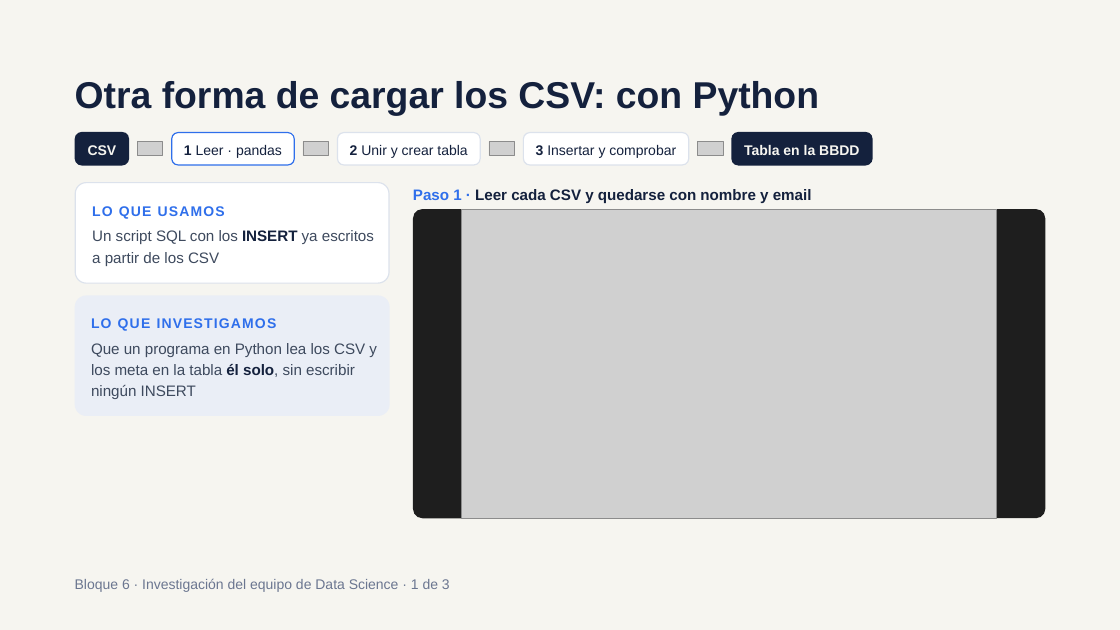
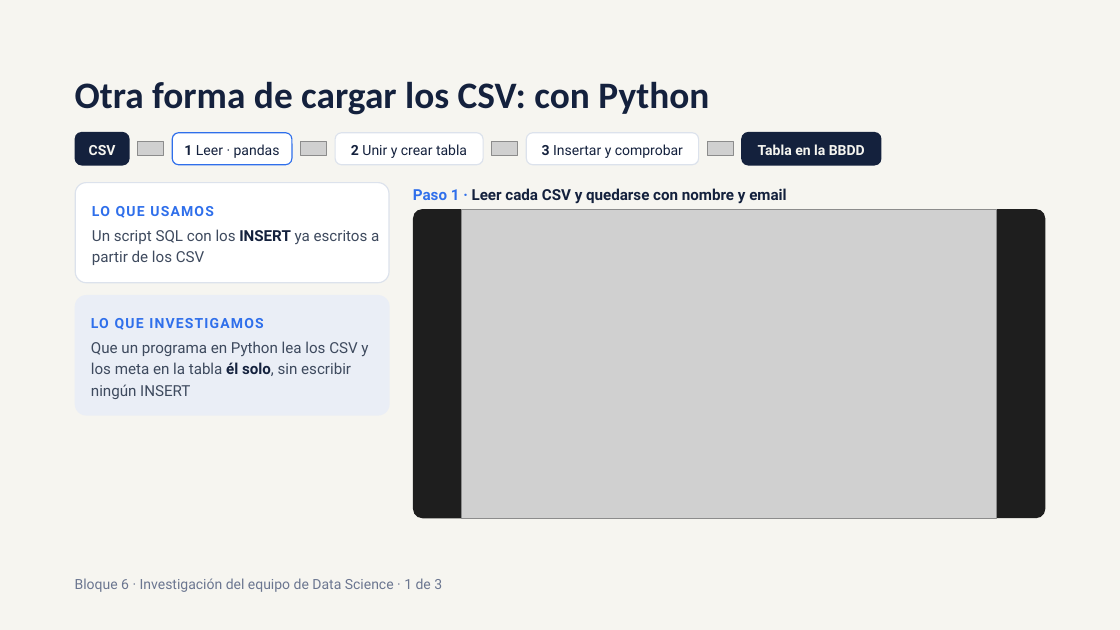
Before and after one commit to CarlosRodriguezRuiz/ProyectoGrupal-BBDD, a slide deck: slide 17 of docs/Presentacion.pptx. Drawn at 1120x630 pixels with LibreOffice and Linux fonts; fonts in the diff are those of the drawing; grey boxes stand for pictures. Boxes give left, top, right and bottom in pixels: in the first picture for what was removed or moved away, otherwise in the second. Text is boxed around its words. In the diff, an @@ line names an element or a change of style, - is before the commit and + after.

```diff
--- a/docs/Presentacion.pptx
+++ b/docs/Presentacion.pptx
@@ title "Otra forma de cargar los ..." at [75, 81, 709, 115]: font Arial to Calibri @@
@@ font Arial to Roboto; proportions changed in 3 elements at [172, 133, 292, 165], [335, 133, 483, 165], [527, 133, 699, 165] @@
@@ rounded rectangle "3 Insertar y comprobar": place and size @@
-rounded rectangle "3 Insertar y comprobar" at [523, 133, 689, 166]
+rounded rectangle "3 Insertar y comprobar" at [527, 133, 699, 165]
@@ picture: place and size @@
-picture at [697, 142, 723, 156]
+picture at [707, 142, 734, 156]
@@ font Arial to Roboto in 7 elements at [75, 578, 442, 592], [91, 318, 263, 330], [413, 188, 786, 204], [92, 229, 379, 265], [91, 341, 368, 399], [92, 206, 213, 218], [741, 132, 881, 166] @@
@@ rounded rectangle "Tabla en la BBDD": place and size @@
-rounded rectangle "Tabla en la BBDD" at [732, 132, 873, 166]
+rounded rectangle "Tabla en la BBDD" at [741, 132, 881, 166]
@@ rounded rectangle at [76, 182, 390, 282]: proportions changed @@
```
Also in this commit, not shown: 22 other slides changed, 1 other file.
